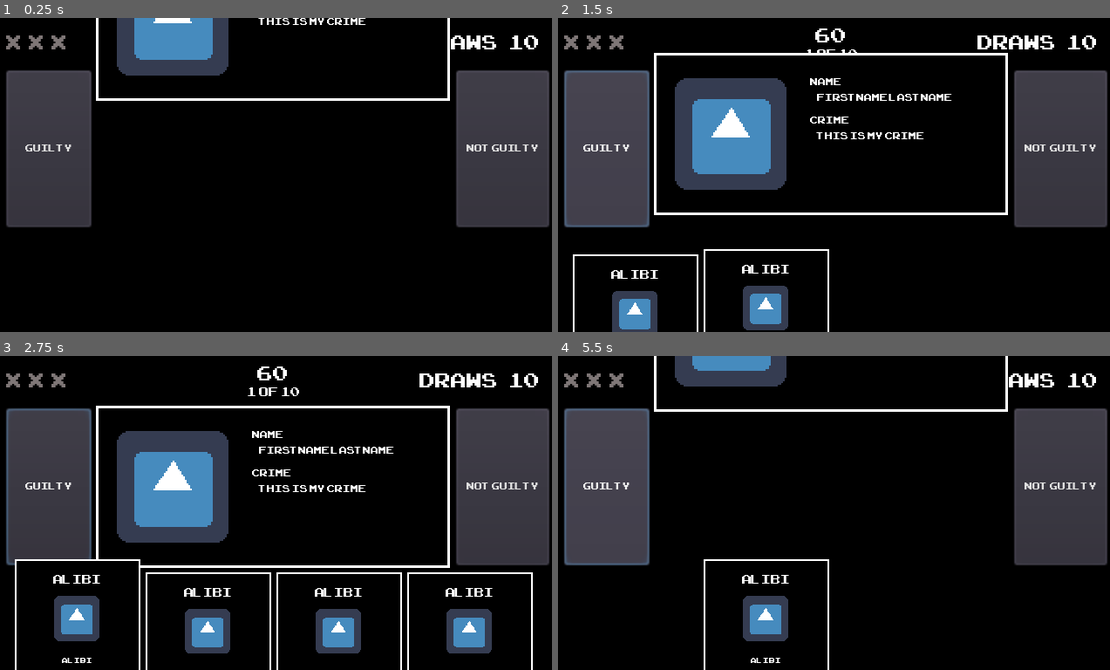
Above: before the commit, frames 1-4 (two rows, left to right).
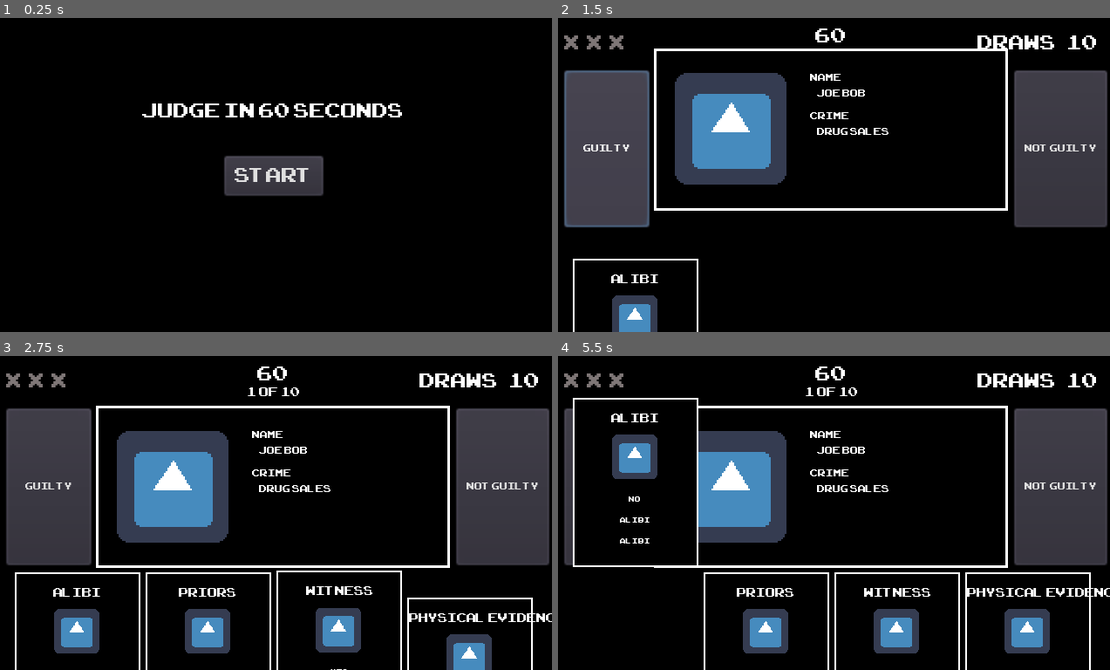
Above: after the commit, the same moments.

Repository: rashaangriffith/judge-in-60-seconds
Game: Godot game, scene res://main_menu/main_menu.tscn
The game is run twice, just before and just after one commit, with the same random seed, the same clock (stepped at 60 frames per second) and the same inputs. Before the commit the project starts from res://main/main.tscn. The engine's default icon, where the game draws it, is replaced by a stand-in: a white triangle on a blue panel in a dark square.
Inputs (mouse positions are in pixels of both pictures, inside the frame that each line leads up to):
- Up to frame 1 (0.25 s): no input
- Up to frame 2 (1.5 s): click (828, 175) at 0.5 s, where only the run after the commit has a clickable "START"; click "GUILTY" at 1.25 s
- Up to frame 3 (2.75 s): click (77, 657) at 2.02 s
- Up to frame 4 (5.5 s): click "NOT GUILTY" at 2.75 s; click "GUILTY" at 3.5 s; click "NOT GUILTY" at 4.25 s; click (635, 481) at 5.02 s

The runs differ from the first frame. In frame 1, 25% of the frame differs, in the area x 1-100%, y 0-67%; in frame 2, 6.8%; in frame 3, 5.7%; in frame 4, 23%.

Commit message:
added main menu, loader, load in player deck, generate case data, populate cards

Diff:
--- /dev/null
+++ b/case.gd
@@ -0,0 +1,8 @@
+extends Node
+
+var perp_name = ""
+var crime = ""
+
+func generate():
+	perp_name = "Bob Knight"
+	crime = "Assault and Battery"
--- /dev/null
+++ b/case_file/case_file.gd
@@ -0,0 +1,8 @@
+extends Node2D
+
+onready var perp_name = $ReferenceRect/Name
+onready var crime = $ReferenceRect/Crime
+
+func populate(data):
+	perp_name.text = data.perp_name
+	crime.text = data.crime
--- a/case_file/case_file.tscn
+++ b/case_file/case_file.tscn
@@ -1,9 +1,11 @@
-[gd_scene load_steps=3 format=2]
+[gd_scene load_steps=4 format=2]
 
 [ext_resource path="res://icon.png" type="Texture" id=1]
 [ext_resource path="res://fonts/pixel_font_8.tres" type="DynamicFont" id=2]
+[ext_resource path="res://case_file/case_file.gd" type="Script" id=3]
 
 [node name="CaseFile" type="Node2D"]
+script = ExtResource( 3 )
 
 [node name="ReferenceRect" type="ReferenceRect" parent="."]
 margin_top = 5.0
--- /dev/null
+++ b/evidence_card/evidence_card.gd
@@ -0,0 +1,35 @@
+extends Node2D
+
+onready var title = $ReferenceRect/Title
+onready var detail1 = $ReferenceRect/Detail1
+onready var detail2 = $ReferenceRect/Detail2
+onready var detail3 = $ReferenceRect/Detail3
+onready var tween = $Tween
+
+const UP_Y = 25
+const DOWN_Y = 125
+
+var isUp = false
+
+func populate(player_card, case_deck):
+	var card_title = GameManager.get_card_title(player_card.type)
+	title.text = card_title
+
+	for case_card in case_deck:
+		if case_card.type == player_card.type:
+			if case_card.detail1:
+				detail1.text = case_card.detail1
+			if case_card.detail2:
+				detail2.text = case_card.detail2
+			if case_card.detail3:
+				detail3.text = case_card.detail3
+
+func _on_TextureButton_pressed():
+	var end_y_pos = UP_Y
+	if isUp:
+		end_y_pos = DOWN_Y
+		isUp = false
+	else:
+		isUp = true
+	tween.interpolate_property(self, "position", self.position, Vector2(self.position.x, UP_Y), 1, Tween.TRANS_BACK, Tween.EASE_OUT)
+	tween.start()
--- a/evidence_card/evidence_card.tscn
+++ b/evidence_card/evidence_card.tscn
@@ -1,10 +1,12 @@
-[gd_scene load_steps=4 format=2]
+[gd_scene load_steps=5 format=2]
 
 [ext_resource path="res://icon.png" type="Texture" id=1]
 [ext_resource path="res://fonts/pixel_font_6.tres" type="DynamicFont" id=2]
 [ext_resource path="res://fonts/pixel_font_10.tres" type="DynamicFont" id=3]
+[ext_resource path="res://evidence_card/evidence_card.gd" type="Script" id=4]
 
 [node name="EvidenceCard" type="Node2D"]
+script = ExtResource( 4 )
 
 [node name="ReferenceRect" type="ReferenceRect" parent="."]
 margin_right = 70.0
@@ -73,3 +75,14 @@
 __meta__ = {
 "_edit_use_anchors_": false
 }
+
+[node name="TextureButton" type="TextureButton" parent="."]
+margin_right = 70.0
+margin_bottom = 95.0
+__meta__ = {
+"_edit_use_anchors_": false
+}
+
+[node name="Tween" type="Tween" parent="."]
+
+[connection signal="pressed" from="TextureButton" to="." method="_on_TextureButton_pressed"]
--- /dev/null
+++ b/game_manager.gd
@@ -0,0 +1,73 @@
+extends Node
+
+enum CARD_TYPE {
+	ALIBI,
+	PRIORS,
+	WITNESS,
+	PHYSICAL_EVIDENCE,
+	INDIVIDUAL_EVIDENCE,
+	FORENSICS,
+	EXPERT_TESTIMONY,
+	OCCUPATION,
+	CHARACTER
+}
+
+signal player_loaded()
+
+const MAX_STRIKES = 3
+
+var player = {}
+
+func start_game():
+	player = load_player()
+	print("game_manager emit player loaded")
+	emit_signal("player_loaded")
+
+func load_player():
+	return {
+		"deck": [
+			{
+				"id": 1,
+				"type": CARD_TYPE.ALIBI
+			},
+			{
+				"id": 2,
+				"type": CARD_TYPE.PRIORS
+			},
+			{
+				"id": 3,
+				"type": CARD_TYPE.WITNESS
+			},
+			{
+				"id": 4,
+				"type": CARD_TYPE.PHYSICAL_EVIDENCE
+			},
+			{
+				"id": 5,
+				"type": CARD_TYPE.INDIVIDUAL_EVIDENCE
+			},
+			{
+				"id": 6,
+				"type": CARD_TYPE.FORENSICS
+			},
+		]
+	}
+
+func get_card_title(type):
+	match type:
+		CARD_TYPE.ALIBI:
+			return "ALIBI"
+		CARD_TYPE.PRIORS:
+			return "PRIORS"
+		CARD_TYPE.WITNESS:
+			return "WITNESS"
+		CARD_TYPE.PHYSICAL_EVIDENCE:
+			return "PHYSICAL EVIDENCE"
+		CARD_TYPE.FORENSICS:
+			return "FORENSICS"
+		CARD_TYPE.EXPERT_TESTIMONY:
+			return "EXPERT TESTIMONY"
+		CARD_TYPE.OCCUPATION:
+			return "OCCUPATION"
+		CARD_TYPE.CHARACTER:
+			return "CHARACTER"
--- /dev/null
+++ b/loading/loading.gd
@@ -0,0 +1,10 @@
+extends Node2D
+
+func _ready():
+	print("loading ready")
+	GameManager.connect("player_loaded", self, "_on_GameManager_player_loaded")
+
+func _on_GameManager_player_loaded():
+	var scene = preload("res://main/main.tscn").instance()
+	get_tree().get_root().add_child(scene)
+	get_tree().get_root().get_node("Loading").queue_free()
--- /dev/null
+++ b/loading/loading.tscn
@@ -0,0 +1,29 @@
+[gd_scene load_steps=3 format=2]
+
+[ext_resource path="res://fonts/pixel_font_10.tres" type="DynamicFont" id=1]
+[ext_resource path="res://loading/loading.gd" type="Script" id=2]
+
+[node name="Loading" type="Node2D"]
+script = ExtResource( 2 )
+
+[node name="ColorRect" type="ColorRect" parent="."]
+margin_right = 320.0
+margin_bottom = 180.0
+color = Color( 0, 0, 0, 1 )
+__meta__ = {
+"_edit_use_anchors_": false
+}
+
+[node name="Label" type="Label" parent="ColorRect"]
+anchor_left = 0.5
+anchor_top = 0.5
+anchor_right = 0.5
+anchor_bottom = 0.5
+margin_left = -21.0
+margin_top = -7.0
+margin_right = 21.0
+margin_bottom = 7.0
+custom_fonts/font = ExtResource( 1 )
+text = "LOADING..."
+align = 1
+valign = 1
--- a/main/main.gd
+++ b/main/main.gd
@@ -13,8 +13,70 @@
 var CARD_OUT_Y = 200
 var CARD_IN_Y = 125
 
+var current_case_number = 1
+var total_cases_number = 1
+var strikes = 0
+var remaining_draws = 5
+var remaining_case_time = 60
+
+var case = {}
+
 func _ready():
+	generate_case()
+	populate_case()
 	tween_slide_in()
+
+func generate_case():
+	case = {
+	"perp_name": "Joe Bob",
+	"crime": "Drug Sales",
+	"deck": [
+		{
+			"type": GameManager.CARD_TYPE.ALIBI,
+			"detail1": "no",
+			"detail2": "",
+			"detail3": "",
+		},
+		{
+			"type": GameManager.CARD_TYPE.PRIORS,
+			"detail1": "yes",
+			"detail2": "petty theft",
+			"detail3": "stealing candy"
+		},
+		{
+			"type": GameManager.CARD_TYPE.WITNESS,
+			"detail1": "yes",
+			"detail2": "old lady",
+			"detail3": "is legally blind"
+		},
+		{
+			"type": GameManager.CARD_TYPE.PHYSICAL_EVIDENCE,
+			"detail1": "no",
+			"detail2": "",
+			"detail3": "",
+		},
+		{
+			"type": GameManager.CARD_TYPE.INDIVIDUAL_EVIDENCE,
+			"detail1": "yes",
+			"detail2": "drugs on person",
+			"detail3": "",
+		},
+		{
+			"type": GameManager.CARD_TYPE.FORENSICS,
+			"detail1": "yes",
+			"detail2": "substance found under fingernails",
+			"detail3": "not illegal substance"
+		},
+	]
+}
+
+func populate_case():
+	var deck = GameManager.player.deck
+	case_file.populate(case)
+	evidence_card_1.populate(deck[0], case.deck)
+	evidence_card_2.populate(deck[1], case.deck)
+	evidence_card_3.populate(deck[2], case.deck)
+	evidence_card_4.populate(deck[3], case.deck)
 
 func tween_slide_in():
 	tween_in.interpolate_property(case_file, "position", case_file.position, Vector2(case_file.position.x, CASE_FILE_IN_Y), 1, Tween.TRANS_CUBIC, Tween.EASE_OUT)
@@ -42,3 +104,12 @@
 
 func _on_TweenOut_tween_all_completed():
 	tween_slide_in()
+
+
+func _on_Timer_timeout():
+	remaining_case_time -= 1
+	if remaining_case_time == 0:
+		strikes += 1
+		if strikes > GameManager.MAX_STRIKES:
+			# game over
+			pass
--- a/main/main.tscn
+++ b/main/main.tscn
@@ -119,6 +119,9 @@
 
 [node name="TweenOut" type="Tween" parent="."]
 
+[node name="Timer" type="Timer" parent="."]
+
 [connection signal="pressed" from="GuiltyButton" to="." method="_on_GuiltyButton_pressed"]
 [connection signal="tween_all_completed" from="TweenIn" to="." method="_on_TweenIn_tween_all_completed"]
 [connection signal="tween_all_completed" from="TweenOut" to="." method="_on_TweenOut_tween_all_completed"]
+[connection signal="timeout" from="Timer" to="." method="_on_Timer_timeout"]
--- /dev/null
+++ b/main_menu/main_menu.gd
@@ -0,0 +1,7 @@
+extends Node2D
+
+func _on_StartButton_pressed():
+	var scene = preload("res://loading/loading.tscn").instance()
+	get_tree().get_root().add_child(scene)
+	GameManager.start_game()
+	get_tree().get_root().get_node("MainMenu").queue_free()
--- /dev/null
+++ b/main_menu/main_menu.tscn
@@ -0,0 +1,49 @@
+[gd_scene load_steps=3 format=2]
+
+[ext_resource path="res://fonts/pixel_font_16.tres" type="DynamicFont" id=1]
+[ext_resource path="res://main_menu/main_menu.gd" type="Script" id=2]
+
+[node name="MainMenu" type="Node2D"]
+script = ExtResource( 2 )
+
+[node name="ColorRect" type="ColorRect" parent="."]
+margin_right = 320.0
+margin_bottom = 180.0
+color = Color( 0, 0, 0, 1 )
+__meta__ = {
+"_edit_use_anchors_": false
+}
+
+[node name="Title" type="Label" parent="ColorRect"]
+anchor_left = 0.5
+anchor_top = 0.5
+anchor_right = 0.5
+anchor_bottom = 0.5
+margin_left = -75.0
+margin_top = -45.0
+margin_right = 75.0
+margin_bottom = -28.0
+custom_fonts/font = ExtResource( 1 )
+text = "JUDGE IN 60 SECONDS"
+align = 1
+valign = 1
+__meta__ = {
+"_edit_use_anchors_": false
+}
+
+[node name="StartButton" type="Button" parent="ColorRect"]
+anchor_left = 0.5
+anchor_top = 0.5
+anchor_right = 0.5
+anchor_bottom = 0.5
+margin_left = -28.5
+margin_top = -11.5
+margin_right = 28.5
+margin_bottom = 11.5
+custom_fonts/font = ExtResource( 1 )
+text = "START"
+__meta__ = {
+"_edit_use_anchors_": false
+}
+
+[connection signal="pressed" from="ColorRect/StartButton" to="." method="_on_StartButton_pressed"]
--- a/project.godot
+++ b/project.godot
@@ -11,8 +11,13 @@
 [application]
 
 config/name="Judge-prototype"
-run/main_scene="res://main/main.tscn"
+run/main_scene="res://main_menu/main_menu.tscn"
 config/icon="res://icon.png"
+
+[autoload]
+
+GameManager="*res://game_manager.gd"
+Case="*res://case.gd"
 
 [display]
 
